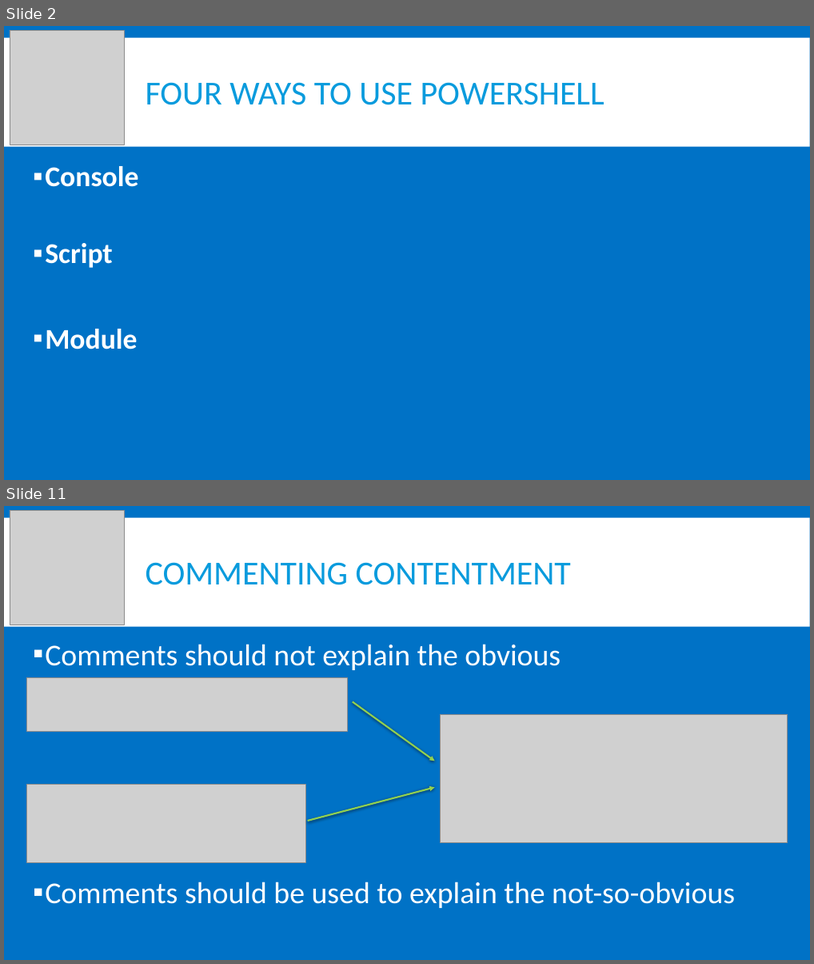
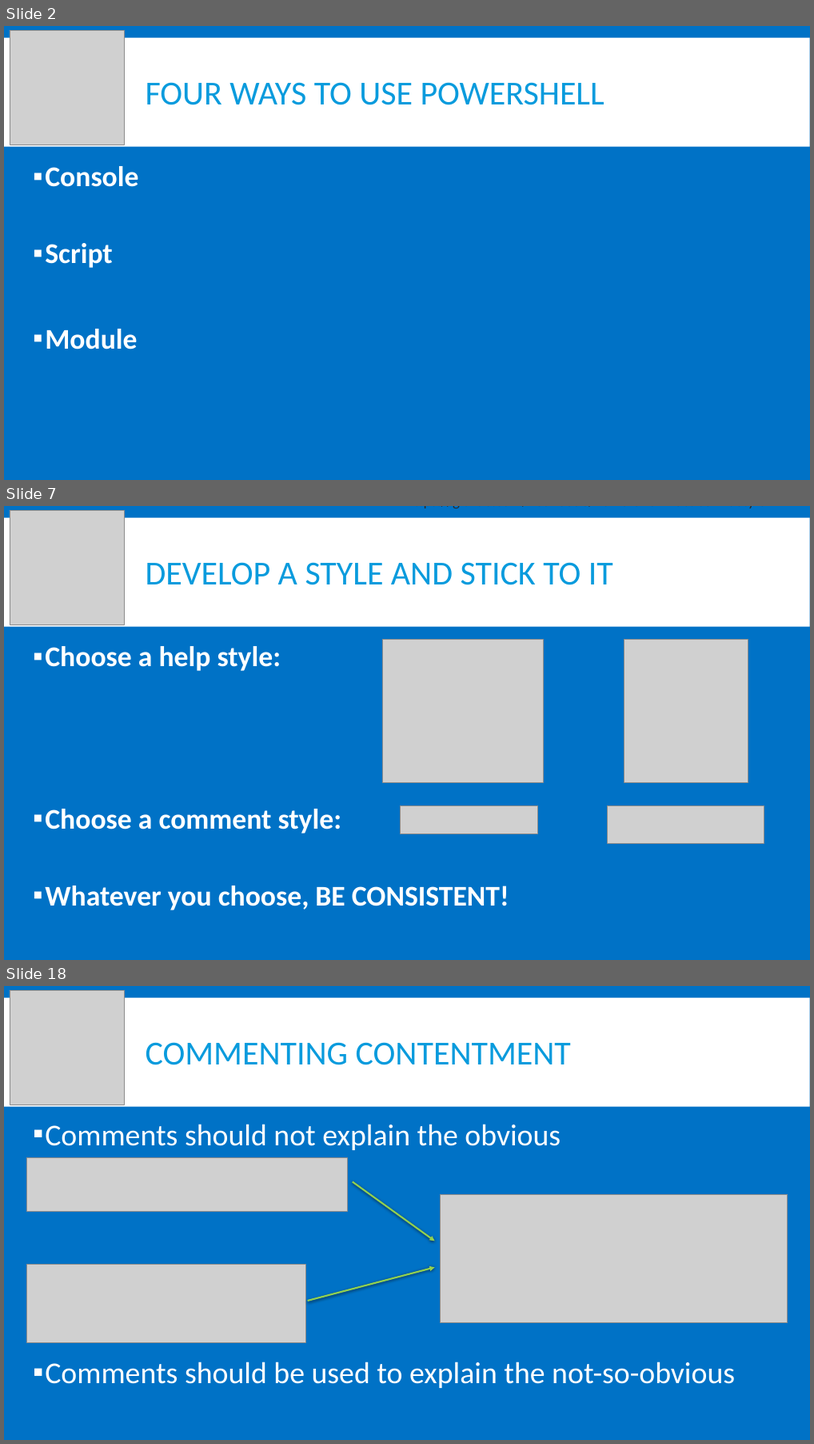
Before and after one commit to powershellorguk/Scotland, a slide deck: 2017/June/Coding For Strangers.pptx. Shown one above the other, each under a label of ours: slides 2 and 11 before the commit, slides 2, 7 and 18 after it; the slides between them are not shown. The pictures are 814x964 and 814x1444 pixels, drawn with LibreOffice and Linux fonts; fonts in the diff are those of the drawing; grey boxes stand for pictures. Boxes give left, top, right and bottom in pixels: in the first picture for what was removed or moved away, otherwise in the second. Text is boxed around its words. In the diff, an @@ line names an element or a change of style, - is before the commit and + after.

```diff
--- a/2017/June/Coding For Strangers.pptx
+++ b/2017/June/Coding For Strangers.pptx
@@ slide 7 added at (4, 506, 810, 960), background #0072C6; not listed: 1 template element that a slide beside it also shows @@
@@ picture added at (10, 510, 124, 624) @@
@@ text added at (406, 506, 766, 508), 18 pt, text #2C2C2C @@
+https://github.com/PoshCode/PowerShellPracticeAndStyle
@@ title added at (146, 562, 614, 585), 40 pt, text #099BDD @@
+DEVELOP A STYLE AND STICK TO IT
@@ text added at (45, 646, 510, 910), 34 pt, text #FFFFFF, bold @@
+▪ Choose a help style:
+▪ Choose a comment style:
+▪ Whatever you choose, BE CONSISTENT!
@@ picture added at (382, 639, 543, 783) @@
@@ picture added at (625, 639, 749, 783) @@
@@ picture added at (400, 806, 538, 834) @@
@@ picture added at (608, 806, 765, 843) @@
@@ what was slide 11 is now slide 18 @@
```
Also in this commit, not shown: 7 slides changed, 12 other slides added, 4 slides removed, 1 other file.
